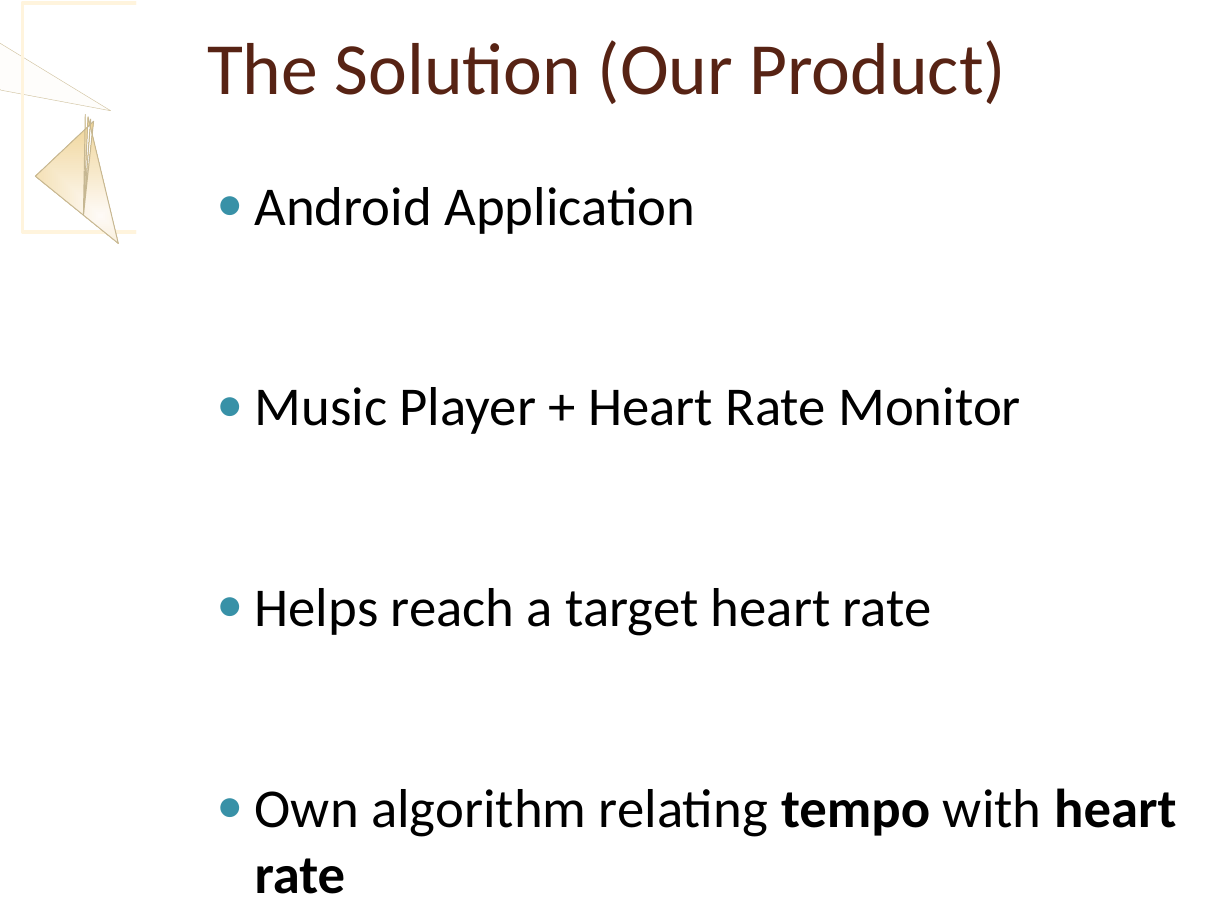
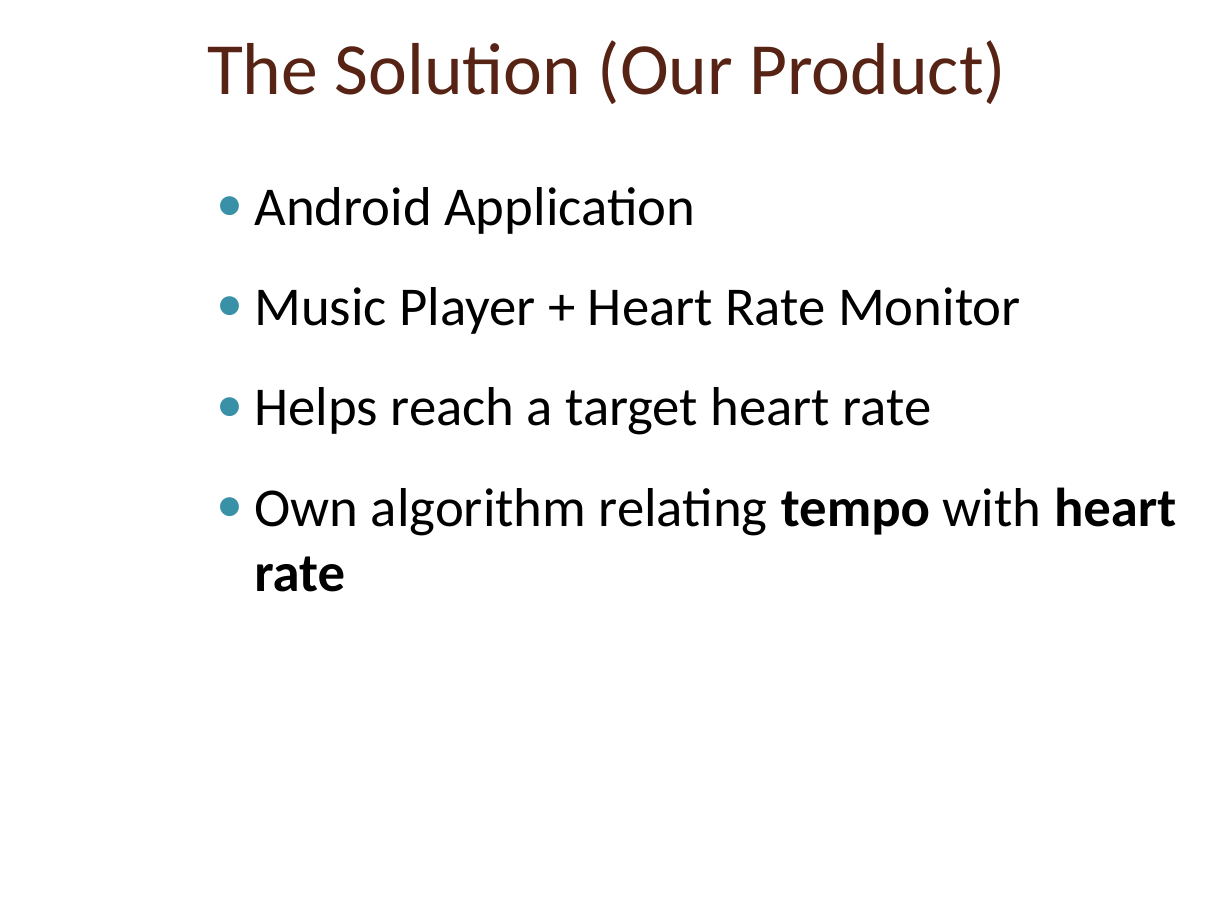
Before and after one commit to revan/HeartRateAdjuster, a slide deck: slide 3 of doc/demo2PPT.ppt. Drawn at 1232x924 pixels with LibreOffice and Linux fonts; fonts in the diff are those of the drawing; background and template pictures are left out. Boxes give left, top, right and bottom in pixels: in the first picture for what was removed or moved away, otherwise in the second. Text is boxed around its words. In the diff, an @@ line names an element or a change of style, - is before the commit and + after.

```diff
--- a/doc/demo2PPT.ppt
+++ b/doc/demo2PPT.ppt
@@ freeform shape removed at (0,0,111,111) @@
@@ rectangle removed at (22,2,251,232) @@
@@ rectangle removed at (137,0,1232,924) @@
@@ rectangle removed at (137,0,147,924) @@
@@ freeform shape removed at (0,110,206,321) @@
@@ text "Android Application" rewrapped from (255,187,1176,894) to (254,187,1176,592) @@
```
Also in this commit, not shown: 6 other slides changed, 1 slide added, 2 other files.
